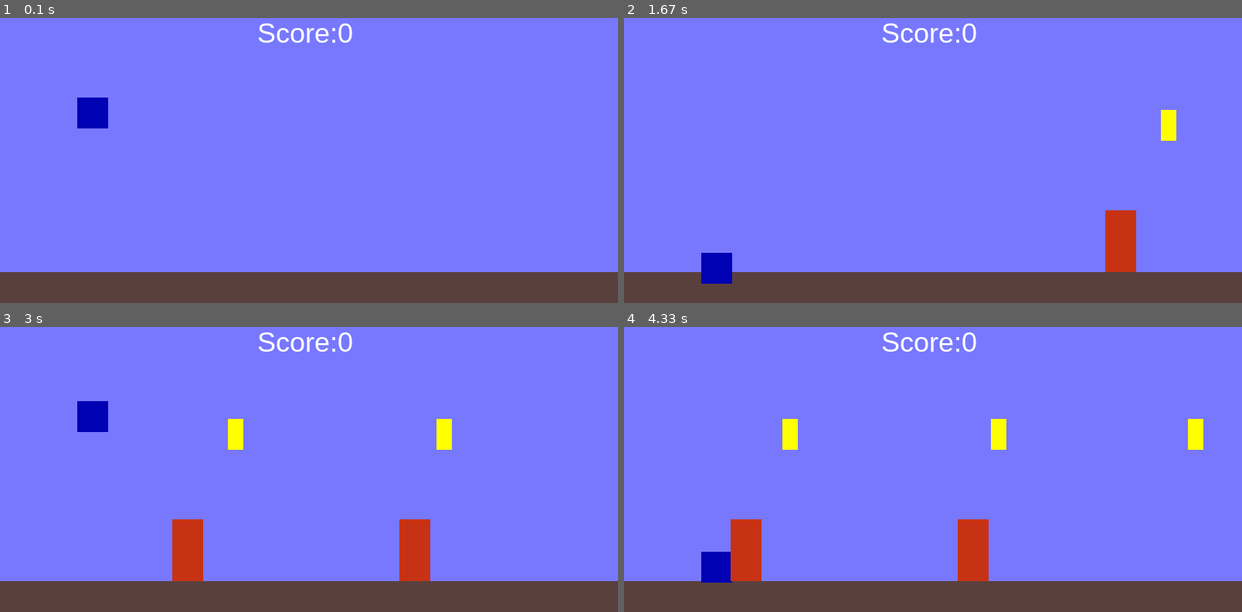
Above: before the commit, frames 1-4 (two rows, left to right).
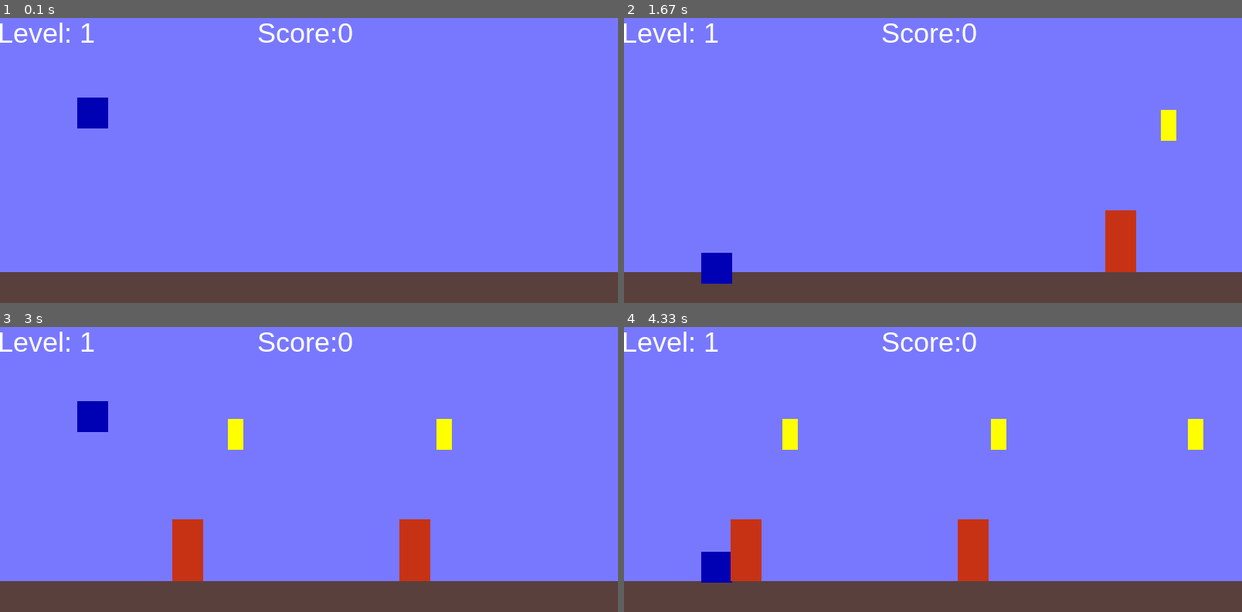
Above: after the commit, the same moments.

Repository: rquispeq/juego_pygame
Game: pygame game, started from main.py
Same seed, same stepped clock (60 frames per second), same inputs: the game is played once before the commit and once after it.
Inputs:
- Up to frame 1 (0.1 s): no input
- Up to frame 2 (1.67 s): tap Space at 0.33, 0.73, 1.03, 1.23, 1.57 s
- Up to frame 3 (3 s): tap Space at 1.87, 2.07, 2.37, 2.63 s
- Up to frame 4 (4.33 s): no input

The runs differ from the first frame. In frame 1, 0.3% of the frame differs, in the area x 0-16%, y 1-9%; in frame 2, 0.3%; in frame 3, 0.3%; in frame 4, 0.3%.

Commit message:
Sistema de niveles
El nivel aumenta despues de completar una hora de walls

Diff:
--- a/game/game.py
+++ b/game/game.py
@@ -19,6 +19,7 @@
 
         self.running = True
         self.playing = True
+        self.level = 0
 
     def start(self):
         self.new()
@@ -93,7 +94,6 @@
         self.sprites.add(self.platform)
         self.sprites.add(self.player)
         self.generate_walls()
-        self.generate_coins()
 
 
     def generate_walls(self):
@@ -107,6 +107,8 @@
                 last_position = wall.rect.right
                 self.sprites.add(wall)
                 self.walls.add(wall)
+            self.level += 1
+            self.generate_coins()
 
     def generate_coins(self):
         last_position = WIDTH + 100
@@ -134,8 +136,12 @@
     def score_format(self):
         return 'Score:{} '.format(self.score)
 
+    def level_format(self):
+        return 'Level: {}'.format(self.level)
+
     def draw_text(self):
         self.display_text(str(self.score_format()),36,WHITE,WIDTH//2,30)
+        self.display_text(str(self.level_format()),36,WHITE,60,30)
 
     def display_text(self,text,size,color,pos_x,pos_y):
         font = pygame.font.Font(self.font, size)
